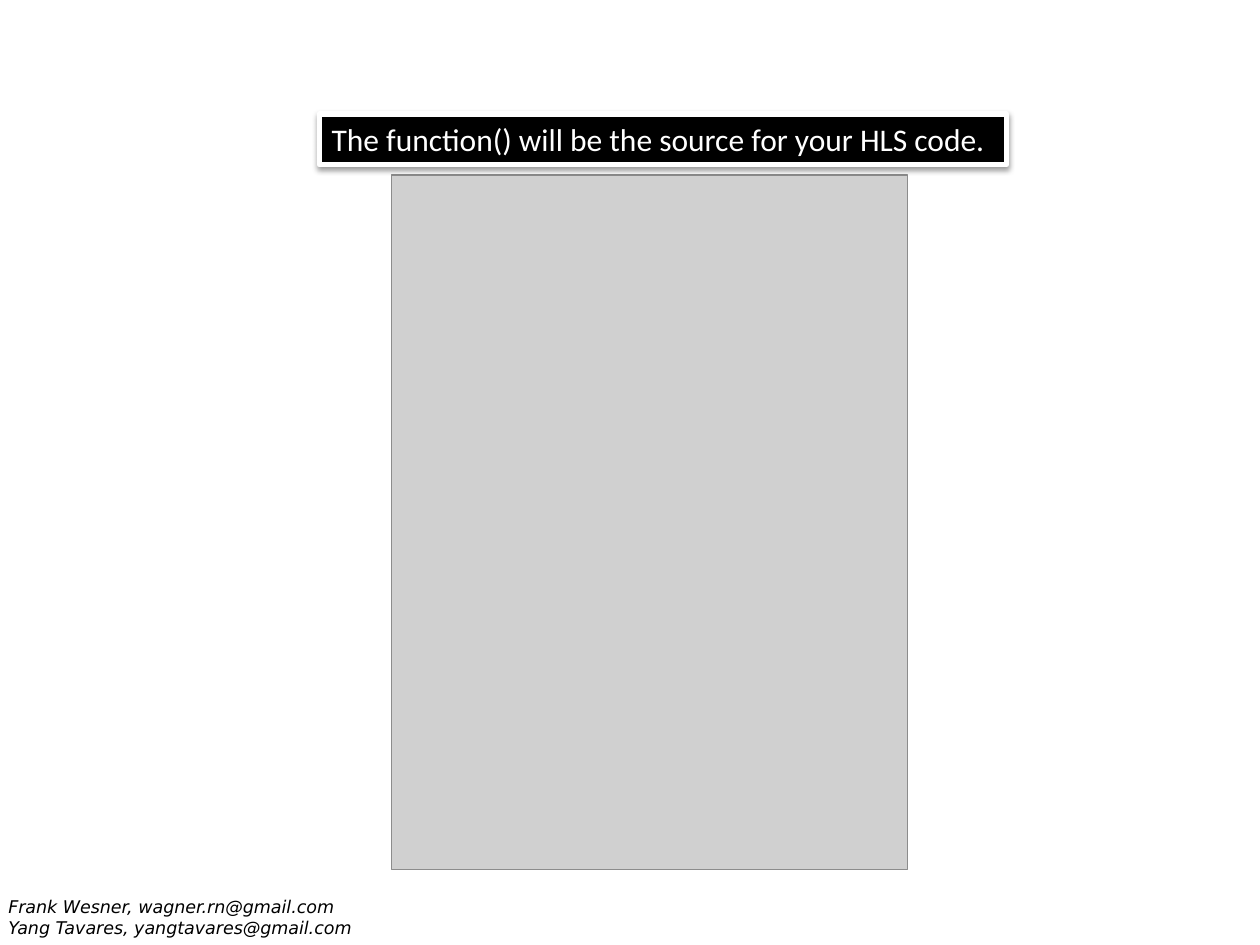
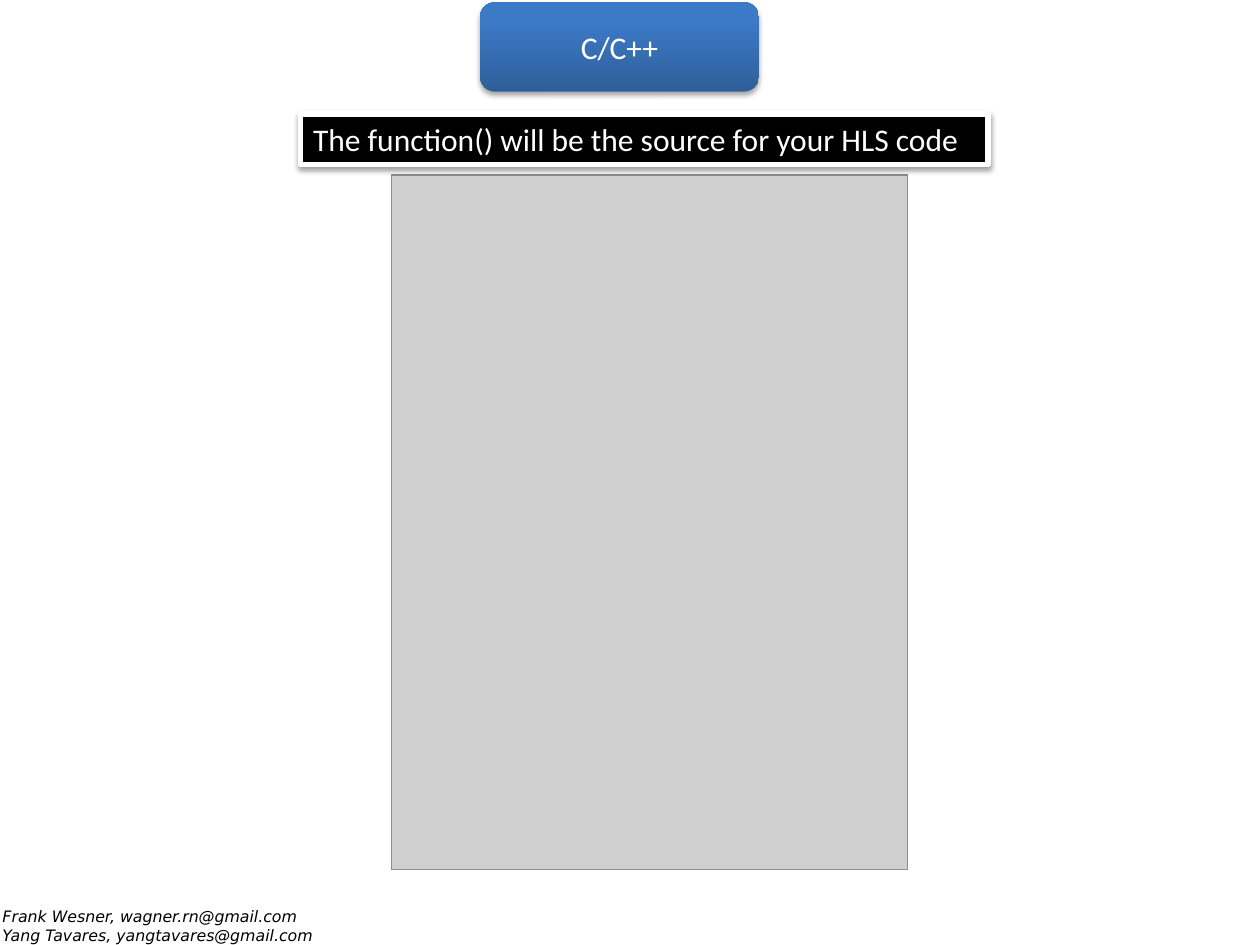
Before and after one commit to wagnerrn/pynq-primenumber, a slide deck: slide 4 of misc/primenumber.pptx (slide 3 before the commit). Drawn at 1260x945 pixels with LibreOffice and Linux fonts; fonts in the diff are those of the drawing; grey boxes stand for pictures; background and template pictures are left out. Boxes give left, top, right and bottom in pixels: in the first picture for what was removed or moved away, otherwise in the second. Text is boxed around its words. In the diff, an @@ line names an element or a change of style, - is before the commit and + after.

```diff
--- a/misc/primenumber.pptx
+++ b/misc/primenumber.pptx
@@ rounded rectangle added at (480,3,759,92), fill gradient #2F5F99 to #3D7CC7 to #3A7CCB, 18 pt, text #FFFFFF @@
+C/C++
@@ rectangle "The function() will be the ...": place and size @@
-rectangle "The function() will be the ..." at (319,113,1007,164)
+rectangle "The function() will be the ..." at (301,113,989,164)
@@ text in rectangle at (313,128,958,156): text changed @@
-The function() will be the source for your HLS code.
+The function() will be the source for your HLS code
@@ text "Frank Wesner, wagner.rn@gmail.com": place and size @@
-text "Frank Wesner, wagner.rn@gmail.com" at (8,899,351,938)
+text "Frank Wesner, wagner.rn@gmail.com" at (2,910,312,944)
@@ text "Frank Wesner, wagner.rn@gmail.com" at (2,910,312,944): size 10 to 9 pt @@
```
Also in this commit, not shown: 32 other slides changed, 2 slides added, 1 slide removed, 1 other file.
